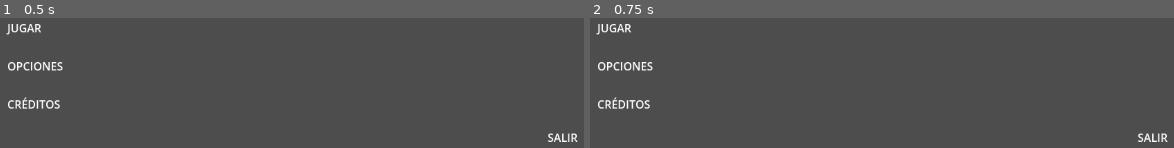
Above: before the commit, frames 1-2 (left to right).
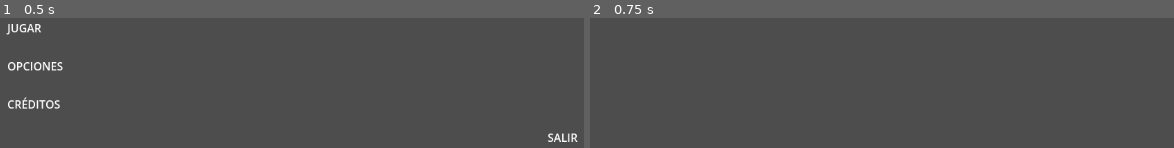
Above: after the commit, the same moments.

Repository: shiara0312/SandaGameJam2025
Game: Godot game, scene res://MainScene.tscn
Two runs of this game, one before a commit and one after it. Both use one fixed random seed, a clock stepped at 60 frames per second and the inputs below.
Inputs:
- Up to frame 1 (0.5 s): no input
- Up to frame 2 (0.75 s): click "JUGAR" at 0.5 s

Frame 1 is identical in both runs. In frame 2, 1.2% of the frame differs, in the area x 1-99%, y 4-96%.

Commit message:
crear el universo de personajes de forma aleatoria para el nivel 1

Diff:
--- a/sandagamejam/MainScene.tscn
+++ b/sandagamejam/MainScene.tscn
@@ -12,6 +12,7 @@
 script = ExtResource("1_3mqji")
 
 [node name="Jugar" type="TextureButton" parent="."]
+layout_mode = 0
 offset_left = 149.0
 offset_top = 345.0
 offset_right = 358.0
@@ -25,6 +26,7 @@
 text = "JUGAR"
 
 [node name="Opciones" type="TextureButton" parent="."]
+layout_mode = 0
 offset_left = 149.0
 offset_top = 400.0
 offset_right = 358.0
@@ -38,6 +40,7 @@
 text = "OPCIONES"
 
 [node name="Creditos" type="TextureButton" parent="."]
+layout_mode = 0
 offset_left = 149.0
 offset_top = 455.0
 offset_right = 358.0
@@ -51,6 +54,7 @@
 text = "CREDITOS"
 
 [node name="Salir" type="TextureButton" parent="."]
+layout_mode = 0
 offset_left = 928.0
 offset_top = 503.0
 offset_right = 1038.0
--- /dev/null
+++ b/sandagamejam/scenes/CafeLevel1.tscn
@@ -0,0 +1,6 @@
+[gd_scene load_steps=2 format=3 uid="uid://c360ti54la3sr"]
+
+[ext_resource type="Script" uid="uid://bsj6xfu8y1qhc" path="res://scripts/levels/cafe_level_1.gd" id="1_0msvb"]
+
+[node name="CafeLevel" type="Node2D"]
+script = ExtResource("1_0msvb")
--- /dev/null
+++ b/sandagamejam/scenes/MinigamePanel.tscn
@@ -0,0 +1,6 @@
+[gd_scene load_steps=2 format=3 uid="uid://0nbfgsjfecy8"]
+
+[ext_resource type="Script" uid="uid://3qg5qwd7ie6j" path="res://scripts/levels/minigame_panel.gd" id="1_wknuo"]
+
+[node name="MinigamePanel" type="Node2D"]
+script = ExtResource("1_wknuo")
--- /dev/null
+++ b/sandagamejam/scripts/levels/cafe_level_1.gd
@@ -0,0 +1,40 @@
+extends Node2D
+
+var file_location = "res://i18n/characters_moods.json"
+var client_count = 4
+
+ # Escena del nivel base
+func _ready():
+	var universe_combinations := get_random_combinations(file_location, client_count)
+
+	for comb in universe_combinations:
+		print("Personaje: ", comb["character_id"], "\nEstado: ", comb["mood_id"], "\nTexto: ", comb["texts"][GlobalManager.game_language])
+		print("......")
+	print("NIVEL 1 CARGADO")
+
+func get_random_combinations(json_path: String, count: int = 4) -> Array:
+	var file := FileAccess.open(json_path, FileAccess.READ)
+
+	if not file:
+		push_error("No se pudo abrir el archivo JSON: " + json_path)
+		return []
+
+	var json_text = file.get_as_text()
+	file.close()
+
+	var data = JSON.parse_string(json_text)
+	if typeof(data) != TYPE_DICTIONARY: #27
+		push_error("El JSON no es un Dictionary válido")
+		return []
+
+	if not data.has("combinations"):
+		push_error("El JSON no tiene la sección 'combinations'")
+		return []
+
+	# Clonar data, para no modificar el original, y mezclar
+	var combos = data["combinations"].duplicate()
+	combos.shuffle()
+
+	# Tomar las primeras `count` combinaciones
+	var selected : Array = combos.slice(0, min(count, combos.size()))
+	return selected
--- /dev/null
+++ b/sandagamejam/scripts/levels/minigame_panel.gd
@@ -0,0 +1,3 @@
+extends Node2D
+
+# Escena superpuesta para minijuegos
--- a/sandagamejam/scripts/main_scene.gd
+++ b/sandagamejam/scripts/main_scene.gd
@@ -12,7 +12,7 @@
 
 
 func set_button_labels() -> void:
-	print("Seteando labels para idioma:", GlobalManager.game_language)
+	#print("Seteando labels para idioma:", GlobalManager.game_language)
 
 	# Cargar el JSON
 	var file := FileAccess.open("res://i18n/menu_labels.json", FileAccess.READ)
@@ -43,8 +43,8 @@
 
 
 func _on_jugar_pressed() -> void:
-	print("JUGAR fue presionado")
 	GlobalManager.start_game()
+	get_tree().change_scene_to_file("res://scenes/CafeLevel1.tscn")
 
 func _on_opciones_pressed() -> void:
 	print("OPCIONES fue presionado")
Not shown: 1 places in sandagamejam/MainScene.tscn that only renumber resources
Not shown, added: sandagamejam/scripts/levels/cafe_level_1.gd.uid
Not shown, added: sandagamejam/scripts/levels/minigame_panel.gd.uid
